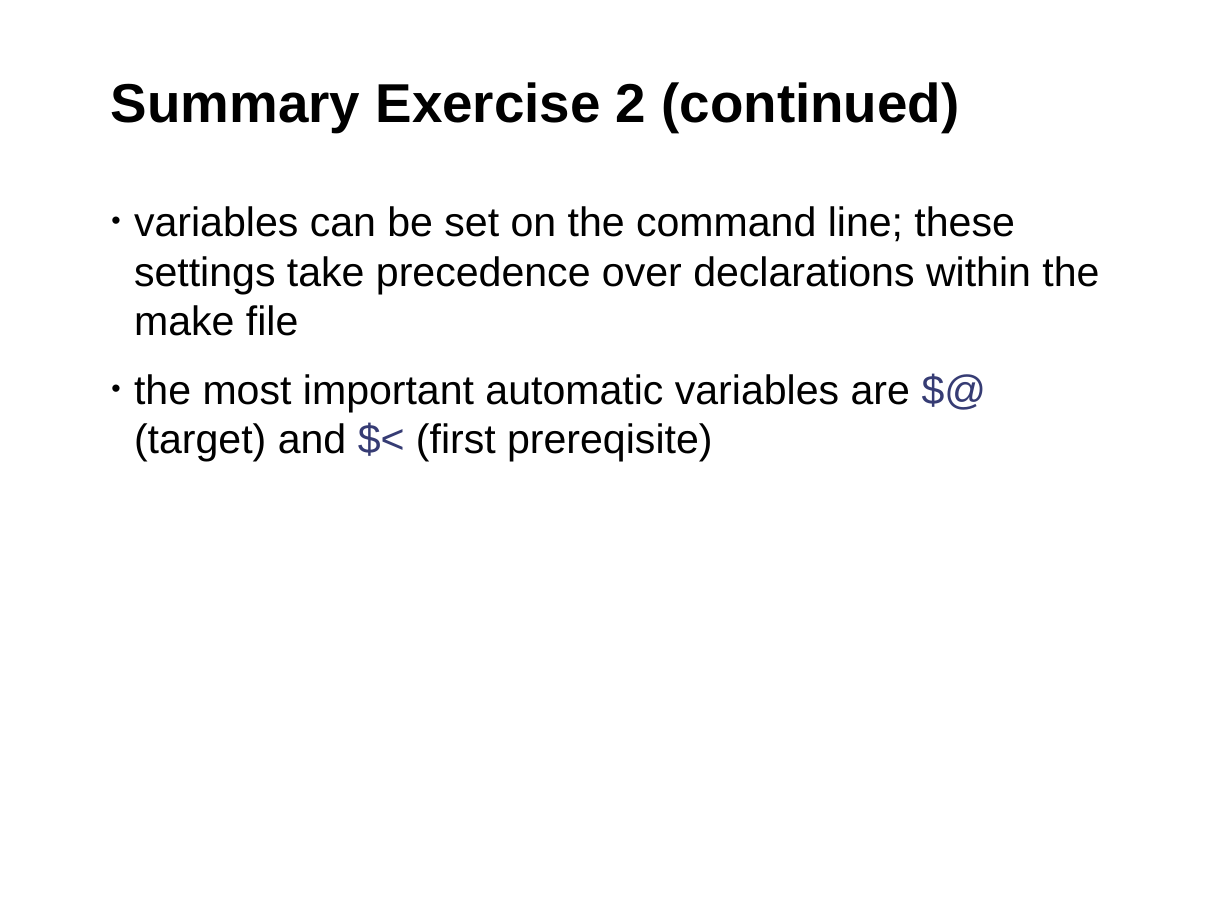
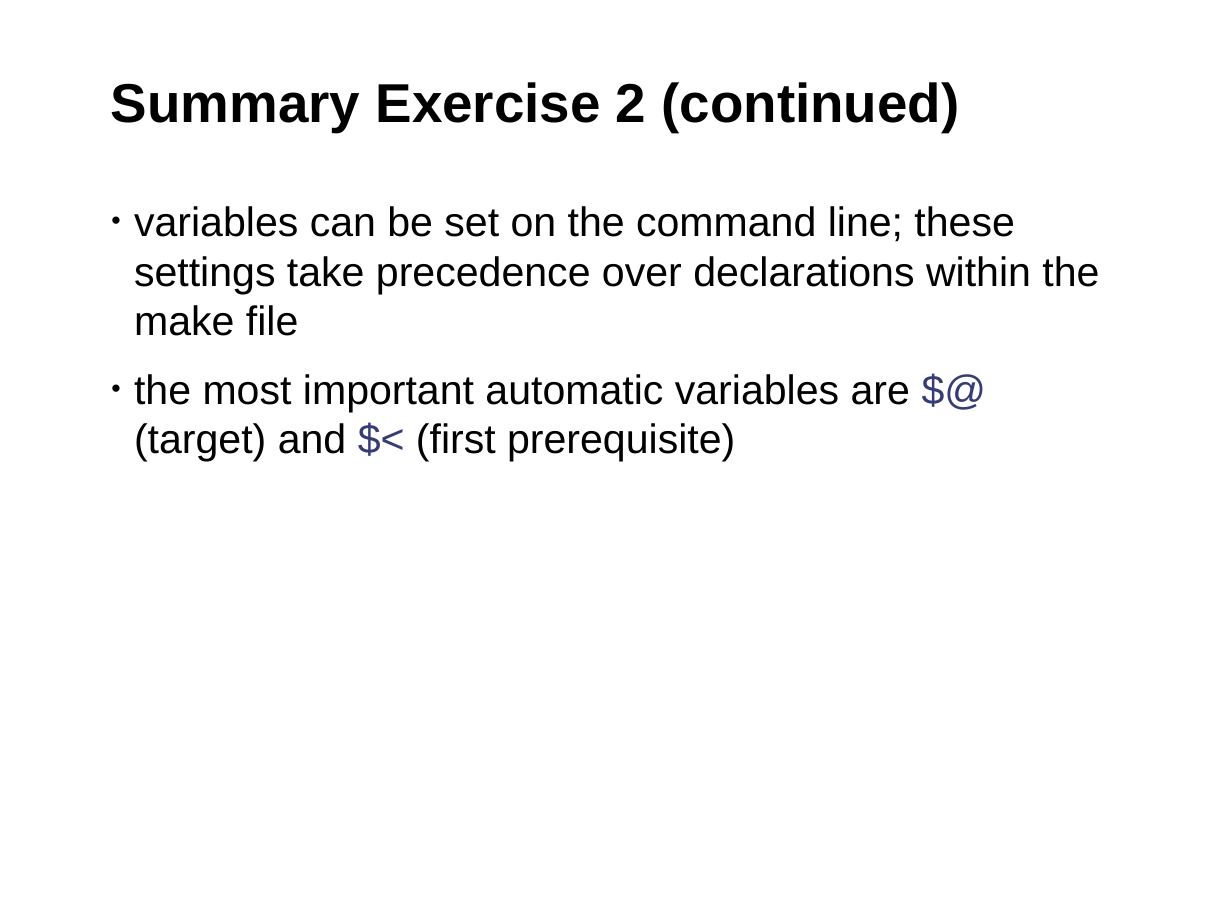
Before and after one commit to fsundermeyer/GNU_make_workshop, a slide deck: slide 22 of Presentation_GNU_make_workshop.odp. Drawn at 1232x924 pixels with LibreOffice and Linux fonts; fonts in the diff are those of the drawing; background and template pictures are left out. Boxes give left, top, right and bottom in pixels: in the first picture for what was removed or moved away, otherwise in the second. Text is boxed around its words. In the diff, an @@ line names an element or a change of style, - is before the commit and + after.

Commit message:
Corrected typos

```diff
--- a/Presentation_GNU_make_workshop.odp
+++ b/Presentation_GNU_make_workshop.odp
@@ text at (134,374,910,462): text changed @@
-• the most important automatic variables are $@ (target) and $< (first prereqisite)
+• the most important automatic variables are $@ (target) and $< (first prerequisite)
```
Also in this commit, not shown: 12 other slides changed.
